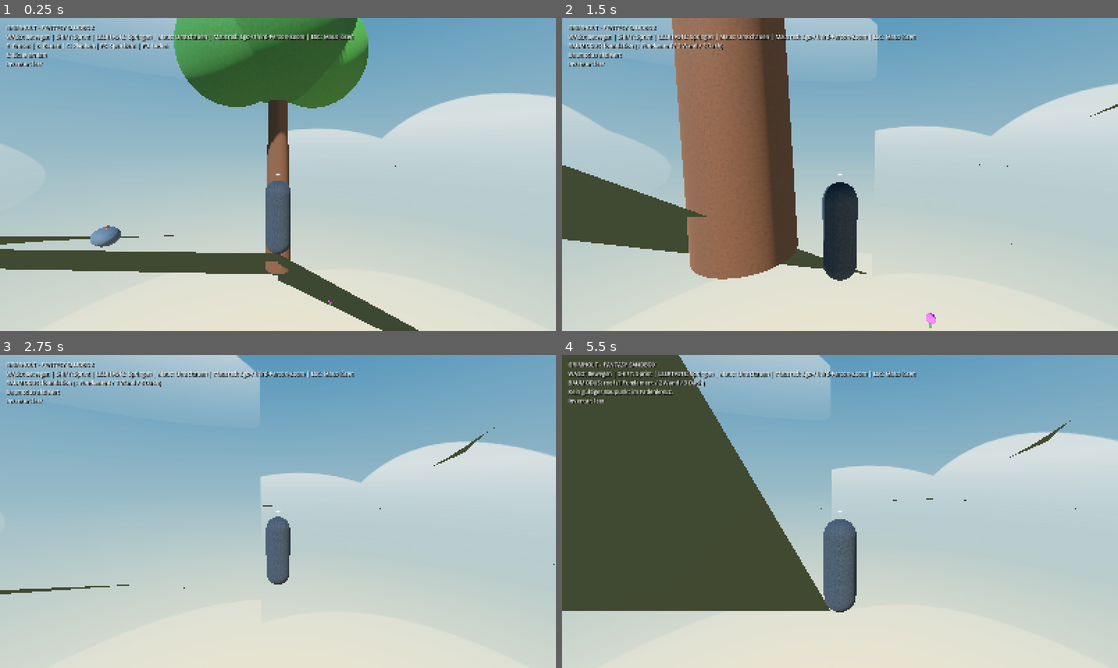
Above: before the commit, frames 1-4 (two rows, left to right).
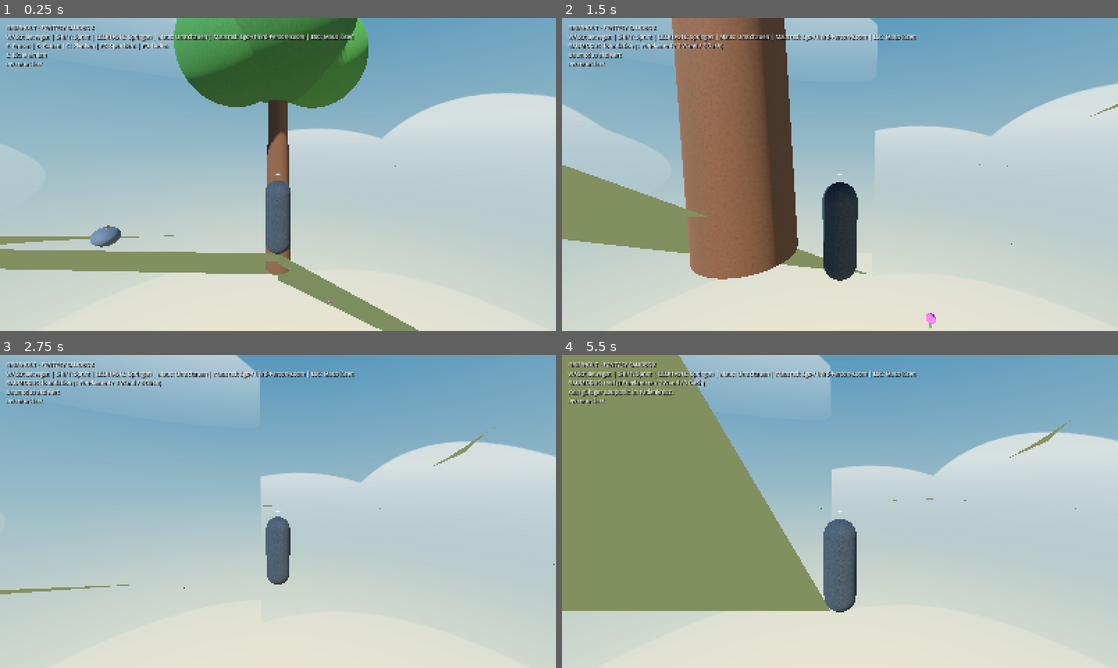
Above: after the commit, the same moments.

Repository: HazelTheSquirrel/Grimholt-Test
Game: Godot game, scene res://scenes/main.tscn
Two runs of this game, one before a commit and one after it. Both use one fixed random seed, a clock stepped at 60 frames per second and the inputs below.
Inputs (mouse positions are in pixels of both pictures, inside the frame that each line leads up to):
- Up to frame 1 (0.25 s): no input
- Up to frame 2 (1.5 s): tap Enter at 0.5 s; move the mouse to (867, 174) at 0.52 s; hold W (move_forward) from 0.53 s (still down); tap E at 0.6 s; click (867, 174) at 0.67 s; tap Space at 0.77 s; move the mouse to (812, 174) at 1.27 s; tap B at 1.35 s
- Up to frame 3 (2.75 s): keep holding W (move_forward); tap Space at 1.52 s; move the mouse to (289, 505) at 2.02 s; tap 1 at 2.1 s
- Up to frame 4 (5.5 s): keep holding W (move_forward); move the mouse to (834, 517) at 2.77 s; tap 2 at 2.85 s; click (834, 517) at 2.92 s; tap Space at 3.02, 3.77, 4.52 s; move the mouse to (878, 514) at 3.52 s; tap 3 at 3.6 s; move the mouse to (795, 508) at 4.27 s; tap C at 4.35 s; move the mouse to (845, 511) at 5.02 s; hold Shift from 5.03 s (still down); click (845, 511) at 5.17 s

The runs differ from the first frame. In frame 1, 5.0% of the frame differs, in the area x 0-76%, y 47-100%; in frame 2, 4.7%; in frame 3, 0.3%; in frame 4, 28%, in the area x 0-93%, y 0-82%.

Commit message:
Fix terrain texture shader and validate live mesh material

Diff:
--- a/Grimholt/assets/materials/terrain_blend.gdshader
+++ b/Grimholt/assets/materials/terrain_blend.gdshader
@@ -1,24 +1,51 @@
 shader_type spatial;
 render_mode cull_back, diffuse_burley, specular_schlick_ggx;
 
+// World-space triplanar textures: terrain meshes intentionally do not need UVs.
 uniform sampler2D grass_texture : source_color, filter_linear_mipmap, repeat_enable;
 uniform sampler2D moss_texture : source_color, filter_linear_mipmap, repeat_enable;
 uniform sampler2D rock_texture : source_color, filter_linear_mipmap, repeat_enable;
 uniform sampler2D dirt_texture : source_color, filter_linear_mipmap, repeat_enable;
 uniform sampler2D snow_texture : source_color, filter_linear_mipmap, repeat_enable;
-uniform float texture_scale = 0.045;
+uniform float texture_scale = 0.11;
 uniform float triplanar_sharpness = 4.0;
 
 varying vec3 world_position;
 varying vec3 world_normal;
 
-vec3 triplanar_sample(sampler2D tex, vec3 position, vec3 normal) {
-    vec3 blend_weights = pow(abs(normal), vec3(triplanar_sharpness));
-    blend_weights /= max(blend_weights.x + blend_weights.y + blend_weights.z, 0.0001);
-    vec3 x_sample = texture(tex, position.zy * texture_scale).rgb;
-    vec3 y_sample = texture(tex, position.xz * texture_scale).rgb;
-    vec3 z_sample = texture(tex, position.xy * texture_scale).rgb;
-    return x_sample * blend_weights.x + y_sample * blend_weights.y + z_sample * blend_weights.z;
+vec3 get_triplanar_weights(vec3 normal) {
+    vec3 weights = pow(abs(normal), vec3(triplanar_sharpness));
+    return weights / max(weights.x + weights.y + weights.z, 0.0001);
+}
+
+vec3 sample_grass(vec3 p, vec3 w) {
+    return texture(grass_texture, p.zy * texture_scale).rgb * w.x
+        + texture(grass_texture, p.xz * texture_scale).rgb * w.y
+        + texture(grass_texture, p.xy * texture_scale).rgb * w.z;
+}
+
+vec3 sample_moss(vec3 p, vec3 w) {
+    return texture(moss_texture, p.zy * texture_scale).rgb * w.x
+        + texture(moss_texture, p.xz * texture_scale).rgb * w.y
+        + texture(moss_texture, p.xy * texture_scale).rgb * w.z;
+}
+
+vec3 sample_rock(vec3 p, vec3 w) {
+    return texture(rock_texture, p.zy * texture_scale).rgb * w.x
+        + texture(rock_texture, p.xz * texture_scale).rgb * w.y
+        + texture(rock_texture, p.xy * texture_scale).rgb * w.z;
+}
+
+vec3 sample_dirt(vec3 p, vec3 w) {
+    return texture(dirt_texture, p.zy * texture_scale).rgb * w.x
+        + texture(dirt_texture, p.xz * texture_scale).rgb * w.y
+        + texture(dirt_texture, p.xy * texture_scale).rgb * w.z;
+}
+
+vec3 sample_snow(vec3 p, vec3 w) {
+    return texture(snow_texture, p.zy * texture_scale).rgb * w.x
+        + texture(snow_texture, p.xz * texture_scale).rgb * w.y
+        + texture(snow_texture, p.xy * texture_scale).rgb * w.z;
 }
 
 void vertex() {
@@ -28,21 +55,21 @@
 
 void fragment() {
     vec3 n = normalize(world_normal);
+    vec3 weights = get_triplanar_weights(n);
     float slope = 1.0 - abs(n.y);
     float rock_mask = smoothstep(0.30, 0.78, slope);
     float snow_mask = smoothstep(650.0, 880.0, world_position.y);
     float soil_mask = 1.0 - smoothstep(0.0, 0.32, slope);
 
-    vec3 grass = triplanar_sample(grass_texture, world_position, n);
-    vec3 moss = triplanar_sample(moss_texture, world_position, n);
-    vec3 rock = triplanar_sample(rock_texture, world_position, n);
-    vec3 dirt = triplanar_sample(dirt_texture, world_position, n);
-    vec3 snow = triplanar_sample(snow_texture, world_position, n);
+    vec3 ground = mix(sample_grass(world_position, weights),
+                      sample_moss(world_position, weights),
+                      clamp((COLOR.g - COLOR.r + 0.12) * 1.3, 0.0, 0.72));
+    ground = mix(ground, sample_dirt(world_position, weights), soil_mask * 0.10);
+    ground = mix(ground, sample_rock(world_position, weights), rock_mask);
+    ground = mix(ground, sample_snow(world_position, weights), snow_mask);
 
-    vec3 ground = mix(grass, moss, clamp((COLOR.g - COLOR.r + 0.12) * 1.3, 0.0, 0.72));
-    ground = mix(ground, dirt, soil_mask * 0.10);
-    ground = mix(ground, rock, rock_mask);
-    ground = mix(ground, snow, snow_mask);
-    ALBEDO = ground * COLOR.rgb * 1.12;
+    // Keep the procedural biome palette subtle; never darken the source textures to near-black.
+    vec3 biome_tint = mix(vec3(1.0), COLOR.rgb * 1.8, 0.28);
+    ALBEDO = ground * biome_tint;
     ROUGHNESS = 0.96;
 }
--- a/Grimholt/assets/materials/terrain_grass.tres
+++ b/Grimholt/assets/materials/terrain_grass.tres
@@ -14,5 +14,5 @@
 shader_parameter/rock_texture = ExtResource("4_rock")
 shader_parameter/dirt_texture = ExtResource("5_dirt")
 shader_parameter/snow_texture = ExtResource("6_snow")
-shader_parameter/texture_scale = 0.045
+shader_parameter/texture_scale = 0.11
 shader_parameter/triplanar_sharpness = 4.0
--- a/Grimholt/tests/extended_gameplay_test.gd
+++ b/Grimholt/tests/extended_gameplay_test.gd
@@ -69,6 +69,16 @@
         if terrain_material.get_shader_parameter(shader_texture) == null:
             _fail("Terrain shader is missing texture parameter: " + shader_texture)
             return
+    var terrain_surface := spawn_chunk.get_node_or_null("TerrainSurface") as MeshInstance3D
+    if terrain_surface == null or terrain_surface.mesh == null or terrain_surface.mesh.get_surface_count() == 0:
+        _fail("Spawn terrain has no renderable ground mesh.")
+        return
+    if terrain_surface.material_override != terrain_material:
+        _fail("Spawn terrain mesh is not using the configured textured terrain material.")
+        return
+    if terrain_surface.mesh.surface_get_array_len(0) == 0:
+        _fail("Spawn terrain mesh has no generated vertices.")
+        return
     var sky_resource := ResourceLoader.load("res://environment/world_environment.tres") as Environment
     if sky_resource == null or sky_resource.sky == null or not sky_resource.sky.sky_material is PanoramaSkyMaterial:
         _fail("Custom panoramic sky material failed to load.")
